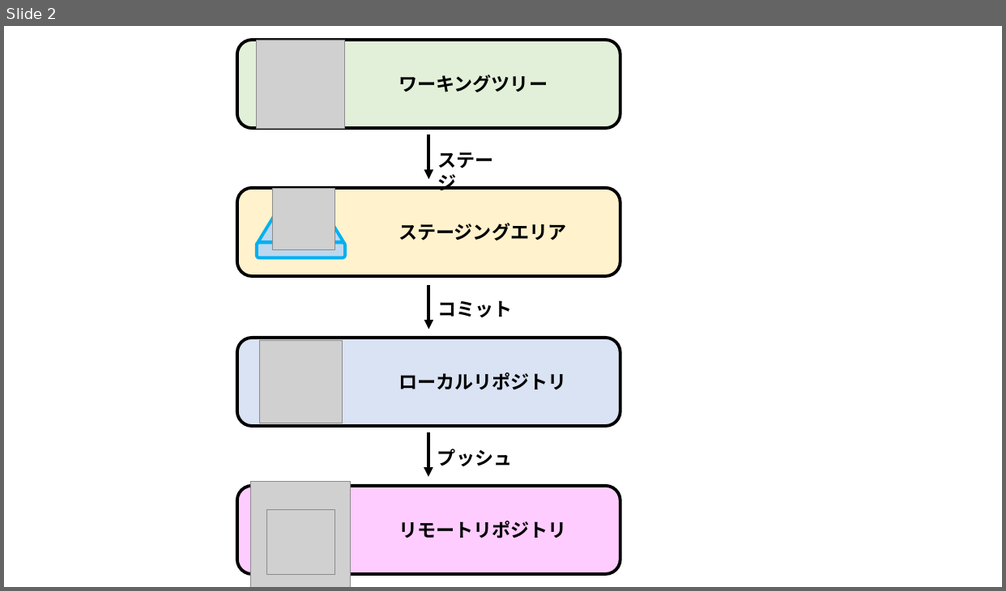
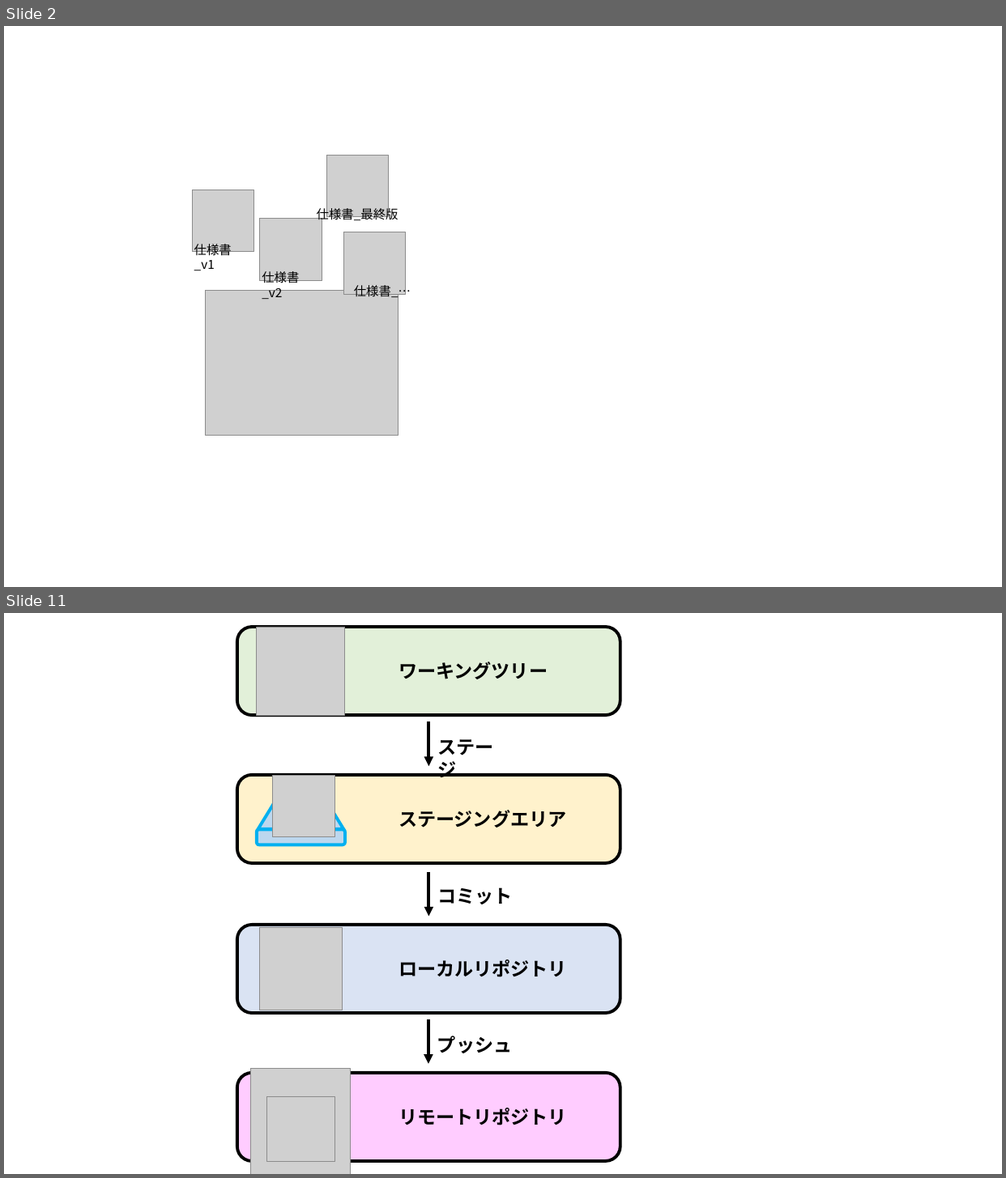
Before and after one commit to nishida2073/ai_navive, a slide deck: 01_テキスト/Git入門_図.pptx. Shown one above the other, each under a label of ours: slide 2 before the commit, slides 2 and 11 after it; the slides between them are not shown. The pictures are 1006x591 and 1006x1178 pixels, drawn with LibreOffice and Linux fonts; fonts in the diff are those of the drawing; grey boxes stand for pictures. Boxes give left, top, right and bottom in pixels: in the first picture for what was removed or moved away, otherwise in the second. Text is boxed around its words. In the diff, an @@ line names an element or a change of style, - is before the commit and + after.

```diff
--- a/01_テキスト/Git入門_図.pptx
+++ b/01_テキスト/Git入門_図.pptx
@@ slide 2 added at [4, 26, 1002, 587], background #FFFFFF @@
@@ picture added at [326, 156, 389, 218] @@
@@ picture added at [192, 190, 254, 252] @@
@@ picture added at [260, 219, 322, 280] @@
@@ text added at [317, 207, 398, 223], 12 pt, text #000000 @@
+仕様書_最終版
@@ text added at [194, 244, 232, 271], 12 pt, text #000000 @@
+仕様書_v1
@@ picture added at [344, 233, 406, 295] @@
@@ picture added at [206, 291, 398, 436] @@
@@ text added at [262, 271, 299, 299], 12 pt, text #000000 @@
+仕様書_v2
@@ text added at [354, 284, 411, 300], 12 pt, text #000000 @@
+仕様書_…
@@ what was slide 2 is now slide 11 @@
```
Also in this commit, not shown: 8 other slides added, 1 other file.
